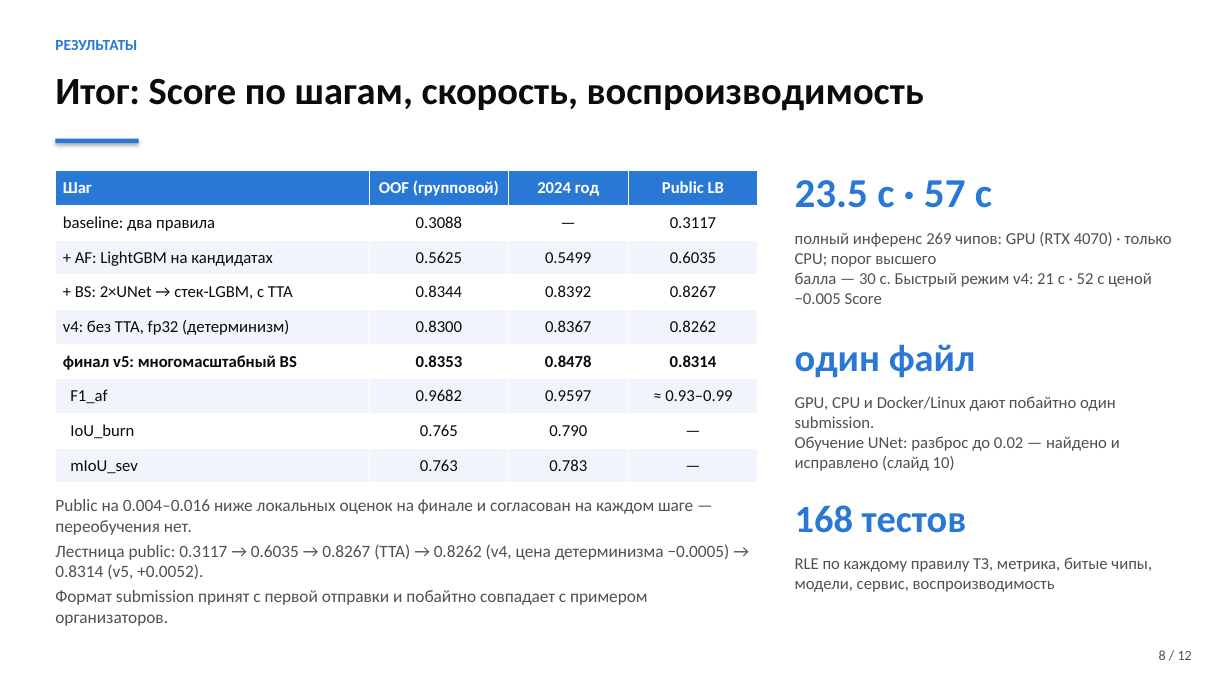
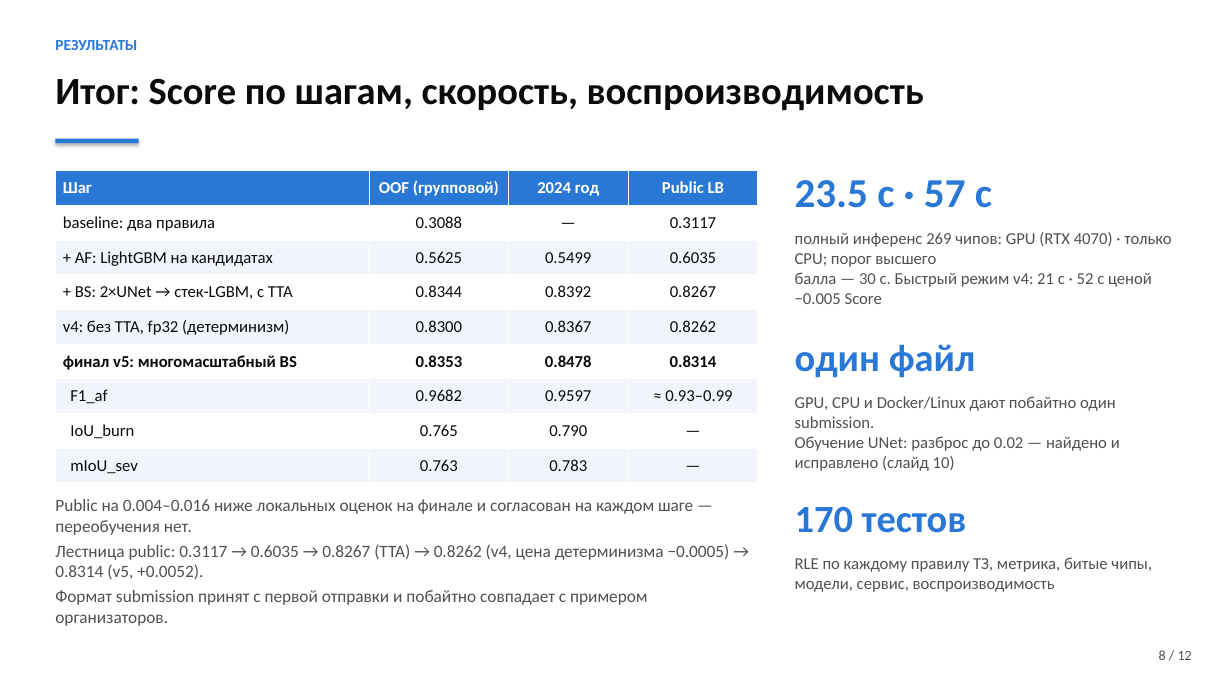
Before and after one commit to shttrkk/kosmowinsamarkand, a slide deck: slide 8 of presentation/deck.pptx. Drawn at 1232x693 pixels with LibreOffice and Linux fonts; fonts in the diff are those of the drawing. Boxes give left, top, right and bottom in pixels: in the first picture for what was removed or moved away, otherwise in the second. Text is boxed around its words. In the diff, an @@ line names an element or a change of style, - is before the commit and + after.

```diff
--- a/presentation/deck.pptx
+++ b/presentation/deck.pptx
@@ text at [795,506,967,533]: text changed @@
-168 тестов
+170 тестов
```
Also in this commit, not shown: 1 other slide changed, 21 other files.
